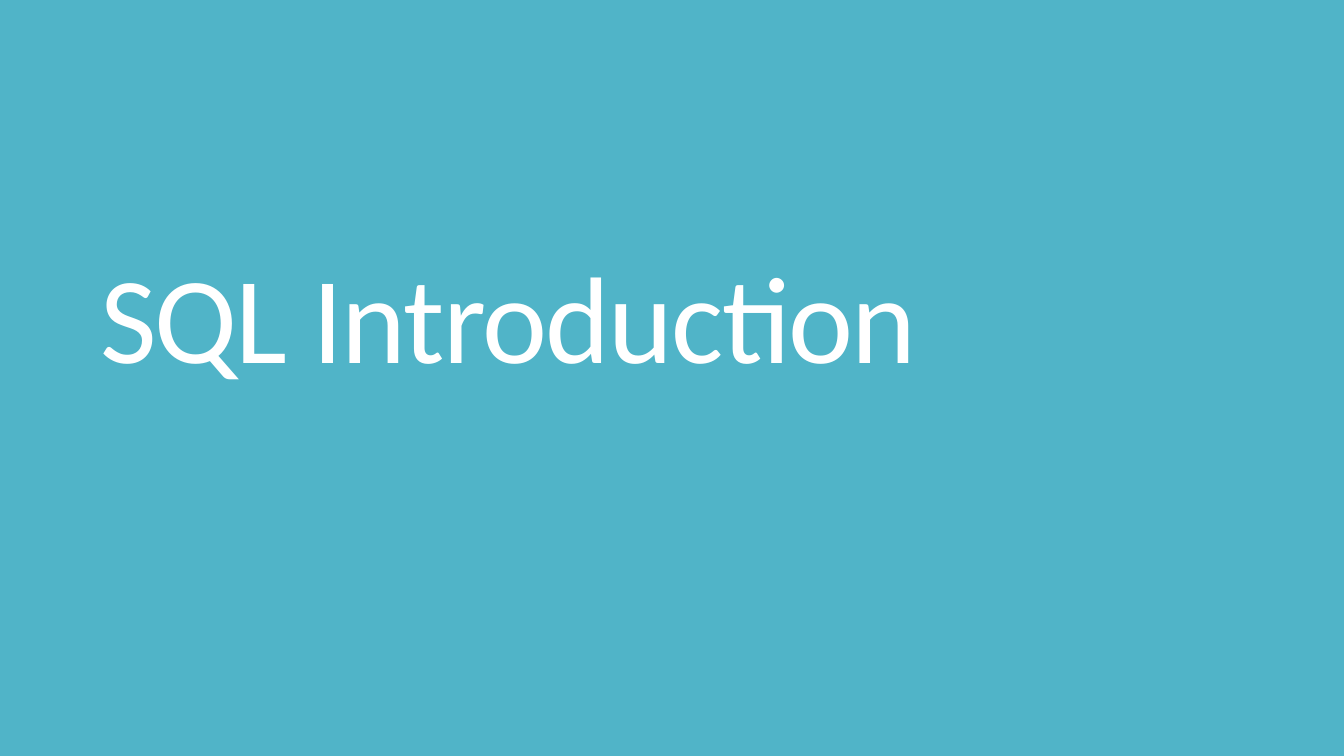
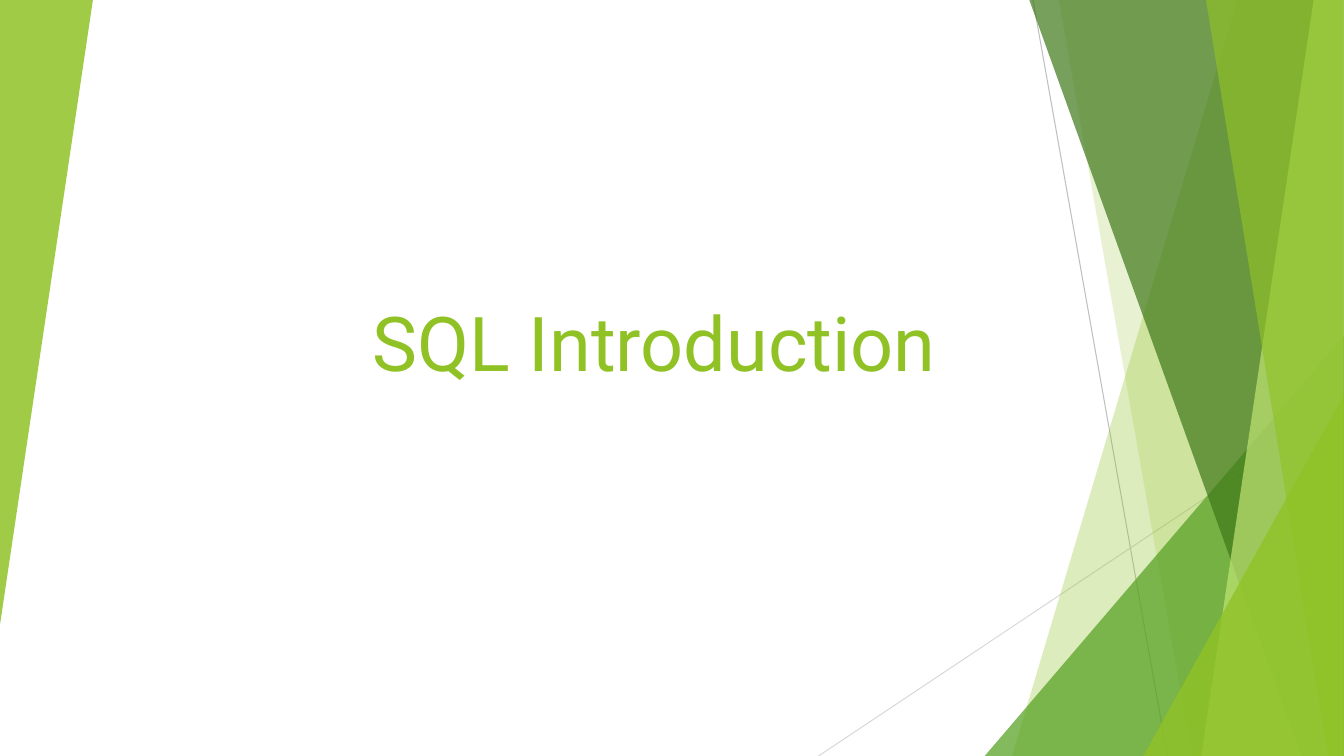
Before and after one commit to ubaid-shah/SQL-repository, a slide deck: slide 1 of SQL-Introduction.pptx. Drawn at 1344x756 pixels with LibreOffice and Linux fonts; fonts in the diff are those of the drawing. Boxes give left, top, right and bottom in pixels: in the first picture for what was removed or moved away, otherwise in the second. Text is boxed around its words. In the diff, an @@ line names an element or a change of style, - is before the commit and + after.

```diff
--- a/SQL-Introduction.pptx
+++ b/SQL-Introduction.pptx
@@ background #50B4C8 to #FFFFFF @@
@@ group added at [0, 0, 1344, 756]: 5 freeform shapes, 3 triangles, 2 lines @@
@@ title "SQL Introduction" at [373, 314, 936, 380]: size 88 to 54 pt, font Calibri to Roboto, text colour #FFFFFF to #90C226, letter spacing -1.2 to 0 pt; alignment left to right; line spacing 0.8 to 1 @@
```
Also in this commit, not shown: 5 other slides changed, 7 slides added, 3 slides removed, 5 other files.
